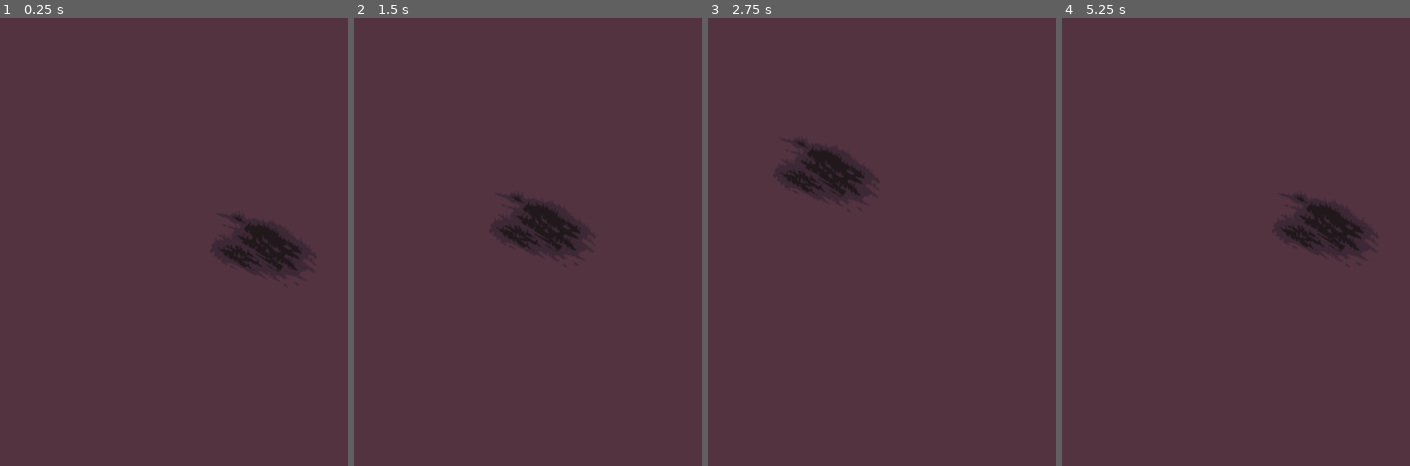
Above: before the commit, frames 1-4 (left to right).
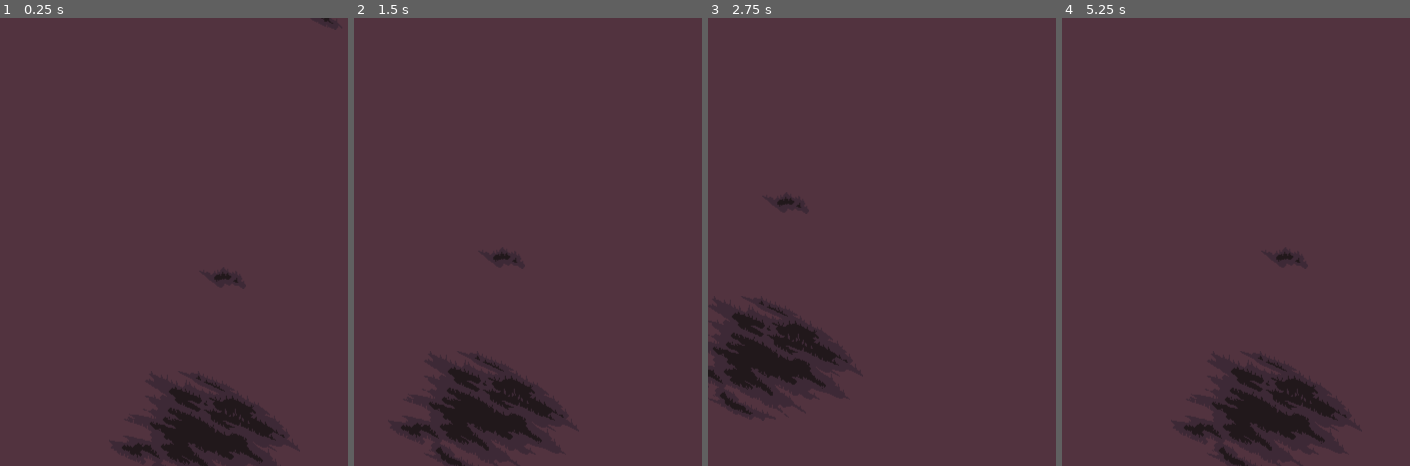
Above: after the commit, the same moments.

Repository: loteque/wasteland-warrior
Game: Godot game, scene res://src/Main.tscn
Two runs of this game, one before a commit and one after it. Both use one fixed random seed, a clock stepped at 60 frames per second and the inputs below.
Inputs:
- Up to frame 1 (0.25 s): no input
- Up to frame 2 (1.5 s): tap Enter at 0.5 s; hold Right (ui_right) 0.53-1.28 s; hold Down (ui_down) from 1.28 s (still down)
- Up to frame 3 (2.75 s): release Down (ui_down) at 2.03 s; hold Right (ui_right) from 2.03 s (still down)
- Up to frame 4 (5.25 s): release Right (ui_right) at 2.78 s; hold Up (ui_up) 2.78-3.53 s; hold Left (ui_left) 3.53-5.03 s; hold Down (ui_down) from 5.03 s (still down)

The runs differ from the first frame. In frame 1, 4.9% of the frame differs, in the area x 34-96%, y 0-100%; in frame 2, 5.1%, in the area x 13-66%, y 39-100%; in frame 3, 4.9%; in frame 4, 5.1%.

Commit message:
add randomly generated environment

Diff:
--- a/project/src/Background.tscn
+++ b/project/src/Background.tscn
@@ -1,6 +1,18 @@
-[gd_scene load_steps=4 format=2]
+[gd_scene load_steps=16 format=2]
 
 [ext_resource path="res://src/GroundChunk.gd" type="Script" id=1]
+[ext_resource path="res://assets/terrain_01.png" type="Texture" id=2]
+[ext_resource path="res://assets/terrain_06.png" type="Texture" id=3]
+[ext_resource path="res://assets/terrain_02.png" type="Texture" id=4]
+[ext_resource path="res://assets/terrain_04.png" type="Texture" id=5]
+[ext_resource path="res://assets/terrain_03.png" type="Texture" id=6]
+[ext_resource path="res://assets/terrain_05.png" type="Texture" id=7]
+[ext_resource path="res://assets/terrain_07.png" type="Texture" id=8]
+[ext_resource path="res://assets/terrain_08.png" type="Texture" id=9]
+[ext_resource path="res://assets/terrain_09.png" type="Texture" id=10]
+[ext_resource path="res://assets/terrain_10.png" type="Texture" id=11]
+[ext_resource path="res://assets/terrain_11.png" type="Texture" id=12]
+[ext_resource path="res://assets/terrain_12.png" type="Texture" id=13]
 
 [sub_resource type="Gradient" id=2]
 colors = PoolColorArray( 0.321569, 0.2, 0.247059, 1, 0.321569, 0.2, 0.247059, 1 )
@@ -17,6 +29,7 @@
 [node name="GroundChunk" type="ParallaxLayer" parent="."]
 motion_mirroring = Vector2( 1024, 896 )
 script = ExtResource( 1 )
+terrain_textures = [ ExtResource( 2 ), ExtResource( 4 ), ExtResource( 6 ), ExtResource( 5 ), ExtResource( 7 ), ExtResource( 3 ), ExtResource( 8 ), ExtResource( 9 ), ExtResource( 10 ), ExtResource( 11 ), ExtResource( 12 ), ExtResource( 13 ) ]
 
 [node name="Ground" type="Sprite" parent="GroundChunk"]
 texture = SubResource( 1 )
--- a/project/src/GroundChunk.gd
+++ b/project/src/GroundChunk.gd
@@ -1,23 +1,27 @@
 tool
 extends Node2D
 
-onready var terrain_texture: Texture = load("res://assets/terrain_01.png")
+export var terrain_textures: Array
+
+const CHUNK_SIZE = Vector2(1024, 896)
+const SCREEN_SPACE_SIZE = Vector2(512, 448)
 const POS_MODIFIER: int = 10
-
+const NUM_TERRAIN_SPRITES = 10
 # TODO:
 # Continuosly generate terrain details off camera with a
 # constant function that takes position as input
 
 func _ready() -> void:
-	var terrain_sprite = generate_terrain_sprite(terrain_texture)
-	terrain_sprite.position = generate_terrain_pos(Vector2(0,0), get_sprite_size(terrain_sprite))
-	add_child(terrain_sprite)
+    for i in NUM_TERRAIN_SPRITES:
+        var terrain_sprite = generate_terrain_sprite(generate_sprite_texture(terrain_textures))
+        terrain_sprite.position = generate_terrain_pos(Vector2(0,0), get_sprite_size(terrain_sprite))
+        add_child(terrain_sprite)
 
-func generate_terrain_pos(position, sprite_size) -> Vector2:
+func generate_terrain_pos(chunk_position, sprite_size) -> Vector2:
     var terrain_pos: Vector2
-    var chunk_size: Vector2 = Vector2(1024, 896)
-    var pos_x = chunk_size.x / 128 #+ position + (sprite_size.x / 2) + POS_MODIFIER
-    var pos_y = chunk_size.y / 128 #+ position + (sprite_size.y / 2) + POS_MODIFIER
+    var chunk_size: Vector2 = CHUNK_SIZE
+    var pos_x = (chunk_size.x / 2) / (sprite_size.x / 2) + generate_random_number(-SCREEN_SPACE_SIZE.x, SCREEN_SPACE_SIZE.x)
+    var pos_y = (chunk_size.y / 2) / (sprite_size.y / 2) + generate_random_number(-SCREEN_SPACE_SIZE.y, SCREEN_SPACE_SIZE.x)
 
     terrain_pos = Vector2(pos_x, pos_y)
     return terrain_pos
@@ -28,8 +32,22 @@
 
 	return terrain_sprite
 
+func generate_sprite_texture(textures: Array) -> Texture:
+    var rand_index = generate_random_number(0, textures.size() - 1)
+    var tex = textures[rand_index]
+
+    return tex
+
 func get_sprite_size(sprite: Sprite) -> Vector2:
 	var sprite_size: Vector2
 	sprite_size = Vector2(sprite.texture.get_width(), sprite.texture.get_height())
 
 	return sprite_size
+
+func generate_random_number(minimum: int, maximum: int) -> int:
+    var rand: int
+    var rng = RandomNumberGenerator.new()
+    rng.randomize()
+    rand = rng.randi_range(minimum, maximum)
+
+    return rand
